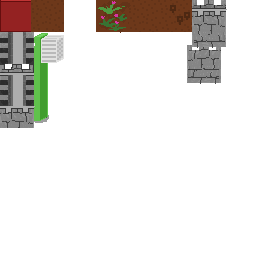
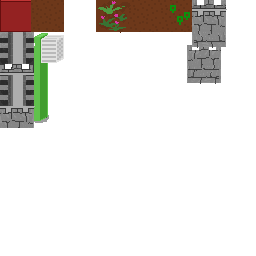
Layers edited between the first and the second w=256, h=256 image:
painted on "tileset.png" over [169, 3, 190, 25]
